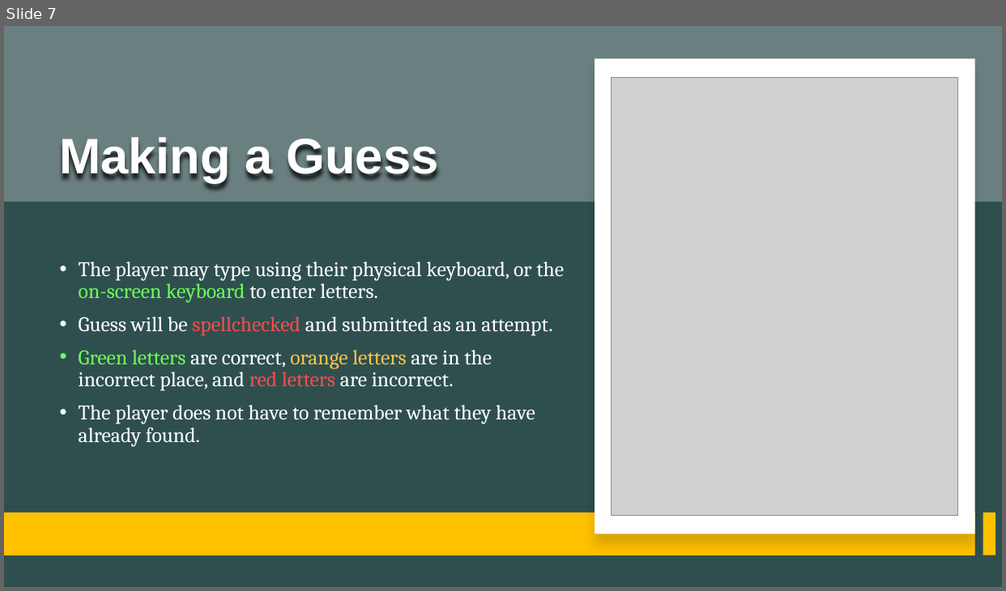
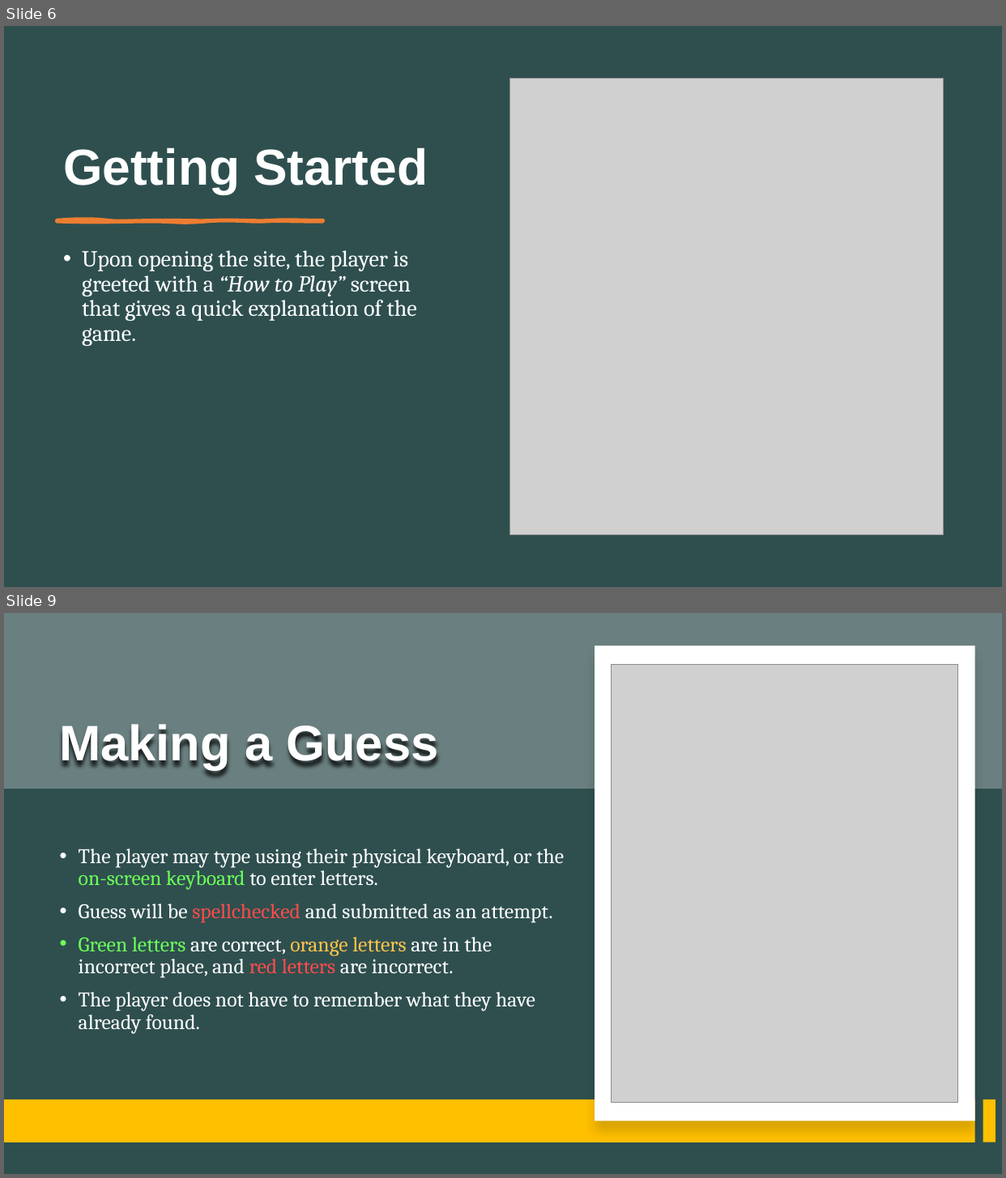
Before and after one commit to MatteoSalverio/ratlab, a slide deck: projects/crosswordle2/CrossWordle Presentation.pptx. Shown one above the other, each under a label of ours: slide 7 before the commit, slides 6 and 9 after it; the slides between them are not shown. The pictures are 1006x591 and 1006x1178 pixels, drawn with LibreOffice and Linux fonts; fonts in the diff are those of the drawing; grey boxes stand for pictures. Boxes give left, top, right and bottom in pixels: in the first picture for what was removed or moved away, otherwise in the second. Text is boxed around its words. In the diff, an @@ line names an element or a change of style, - is before the commit and + after.

```diff
--- a/projects/crosswordle2/CrossWordle Presentation.pptx
+++ b/projects/crosswordle2/CrossWordle Presentation.pptx
@@ slide 6 added at <box>4,26,1002,587</box>, background #2F4F4F @@
@@ picture added at <box>510,79,944,535</box> @@
@@ title added at <box>63,148,428,194</box>, 48.6 pt, text #FFFFFF, bold @@
+Getting Started
@@ freeform shape added at <box>57,220,323,222</box>, fill #ED7D31, outline #ED7D31 3 pt @@
@@ text added at <box>82,250,417,346</box>, 22 pt, text #FFFFFF @@
+• Upon opening the site, the player is greeted with a “How to Play” screen that gives a quick explanation of the game.
@@ what was slide 7 is now slide 9 @@
```
Also in this commit, not shown: 3 slides changed, 4 other slides added, 1 slide removed, 3 other files.
